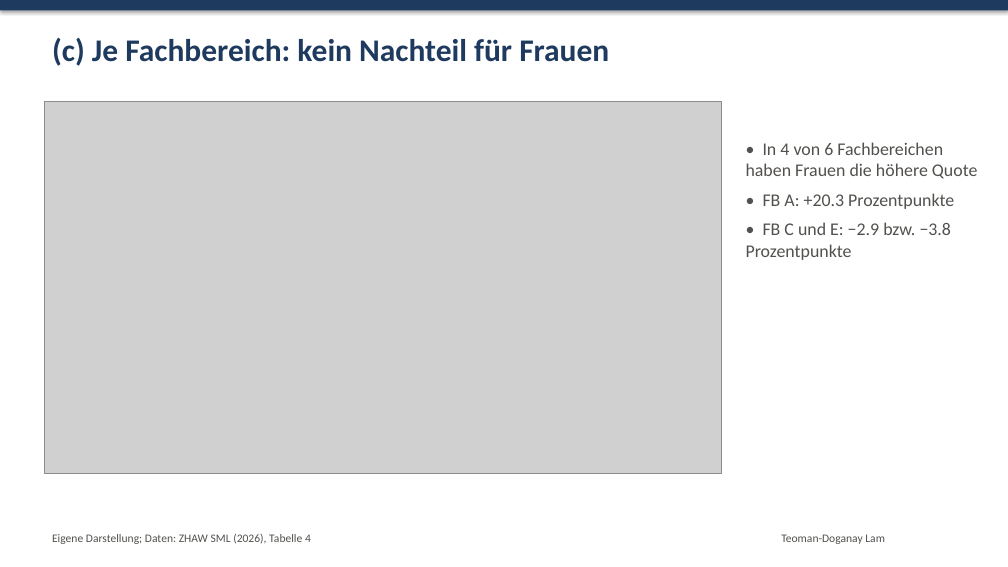
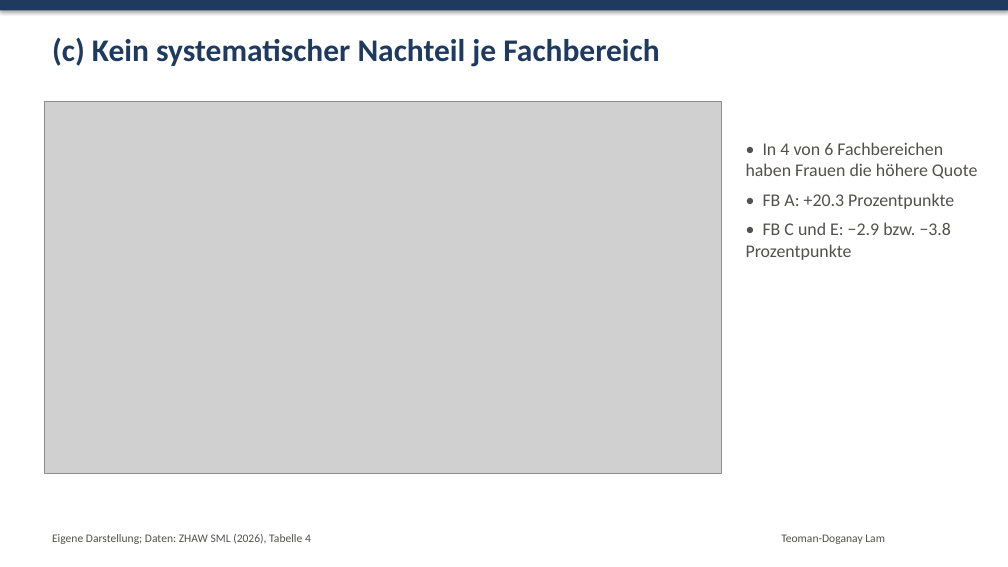
Before and after one commit to leozhaw26/statistik, a slide deck: slide 7 of vortrag4/Vortrag4_Praesentation.pptx. Drawn at 1008x567 pixels with LibreOffice and Linux fonts; fonts in the diff are those of the drawing; grey boxes stand for pictures. Boxes give left, top, right and bottom in pixels: in the first picture for what was removed or moved away, otherwise in the second. Text is boxed around its words. In the diff, an @@ line names an element or a change of style, - is before the commit and + after.

```diff
--- a/vortrag4/Vortrag4_Praesentation.pptx
+++ b/vortrag4/Vortrag4_Praesentation.pptx
@@ text at (52, 38, 659, 67): text changed @@
-(c) Je Fachbereich: kein Nachteil für Frauen
+(c) Kein systematischer Nachteil je Fachbereich
```
Also in this commit, not shown: 1 other slide changed, 4 other files.
